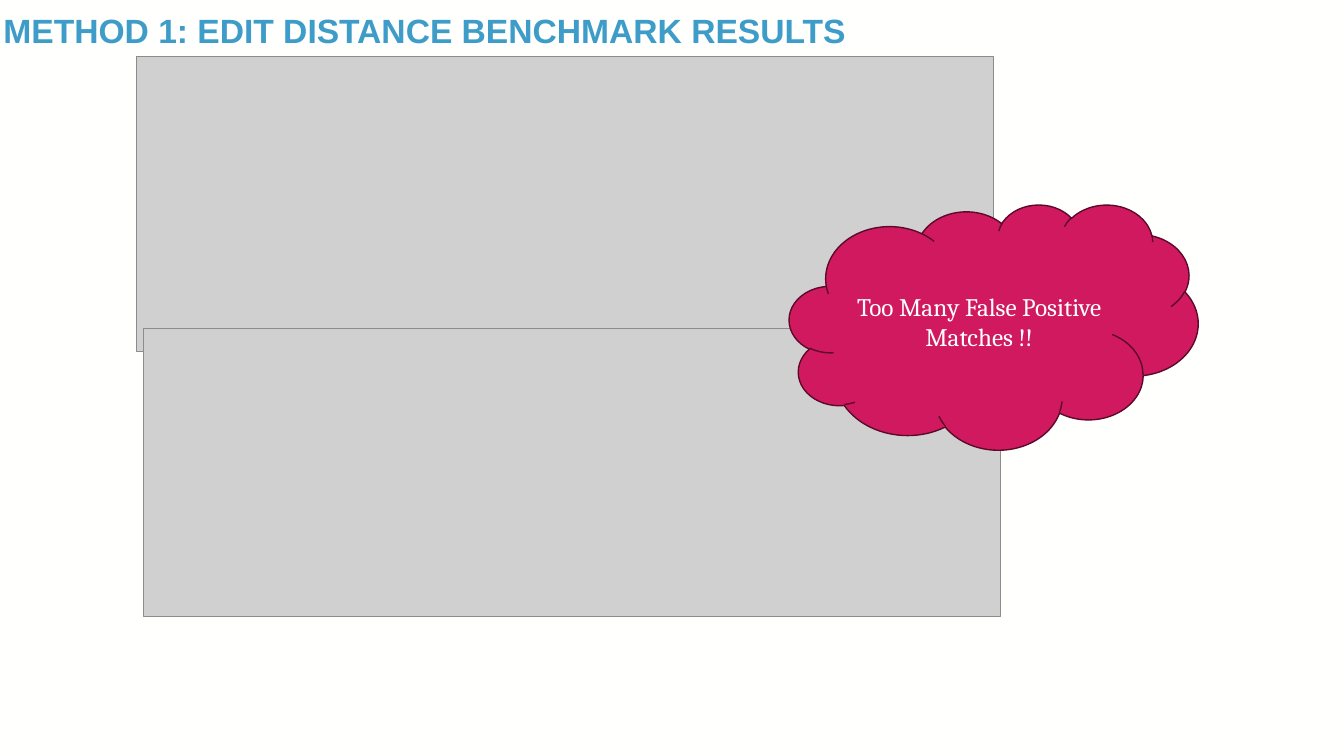
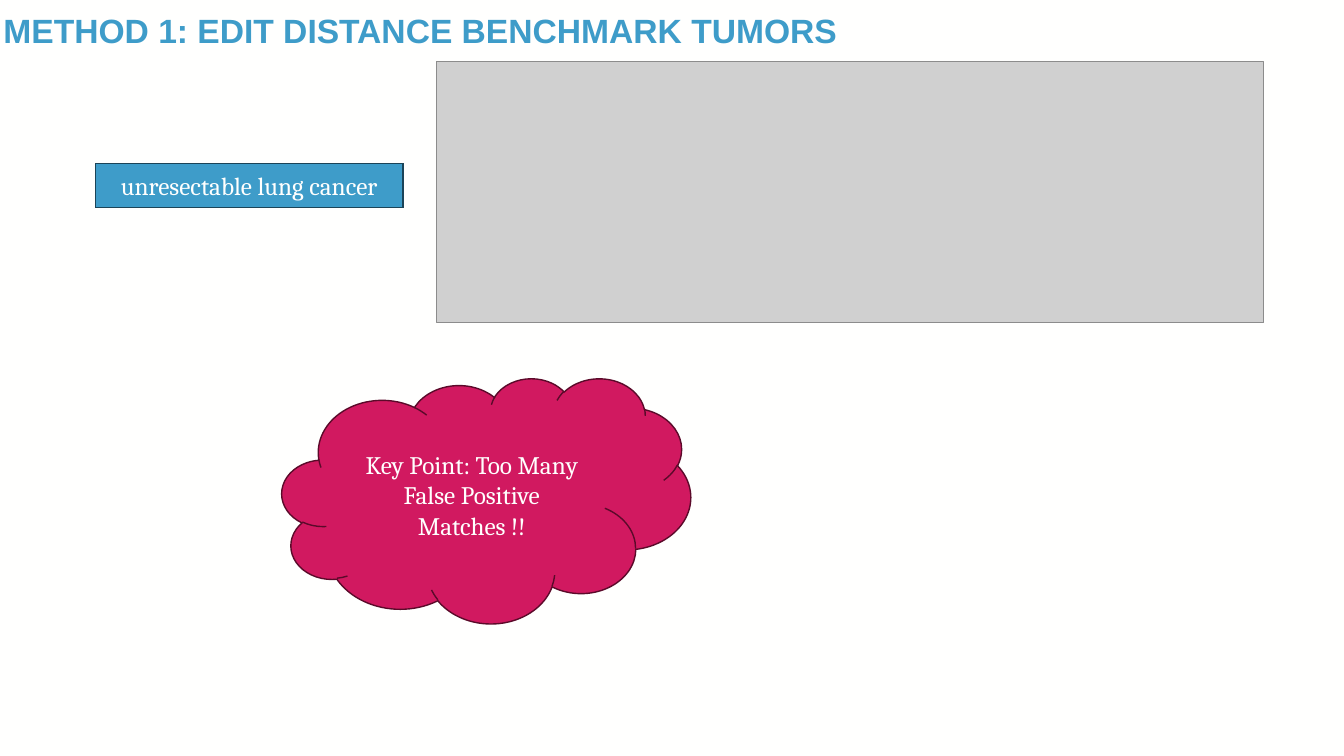
Before and after one commit to TaylorResearchLab/CANTOS, a slide deck: slide 16 of presentations/BIG_2024.pptx. Drawn at 1344x756 pixels with LibreOffice and Linux fonts; fonts in the diff are those of the drawing; grey boxes stand for pictures; background and template pictures are left out. Boxes give left, top, right and bottom in pixels: in the first picture for what was removed or moved away, otherwise in the second. Text is boxed around its words. In the diff, an @@ line names an element or a change of style, - is before the commit and + after.

```diff
--- a/presentations/BIG_2024.pptx
+++ b/presentations/BIG_2024.pptx
@@ title at [3, 19, 837, 44]: text changed @@
-METHOD 1: EDIT DISTANCE BENCHMARK RESULTS
+METHOD 1: EDIT DISTANCE BENCHMARK TUMORS
@@ picture removed at [137, 56, 994, 352] @@
@@ picture added at [438, 62, 1264, 323] @@
@@ rectangle added at [96, 163, 403, 208], fill #3E9CC9, outline #1B4458 1 pt, 18 pt, text #FFFFFE @@
+unresectable lung cancer
@@ picture removed at [144, 329, 1001, 617] @@
@@ cloud "Key Point: Too Many False ...": place and size @@
-cloud "Key Point: Too Many False ..." at [789, 205, 1198, 450]
+cloud "Key Point: Too Many False ..." at [282, 378, 691, 623]
@@ text in cloud at [366, 457, 578, 536]: text changed @@
-Too Many False Positive Matches !!
+Key Point: Too Many False Positive Matches !!
```
Also in this commit, not shown: 10 other slides changed, 3 slides added, 1 slide removed, 4 other files.
